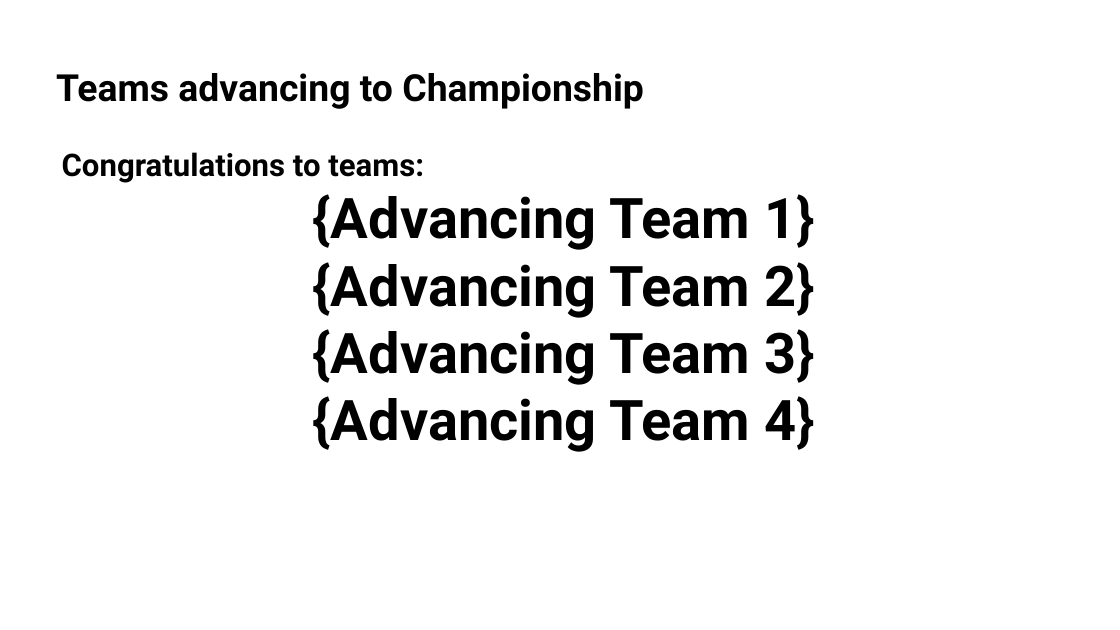
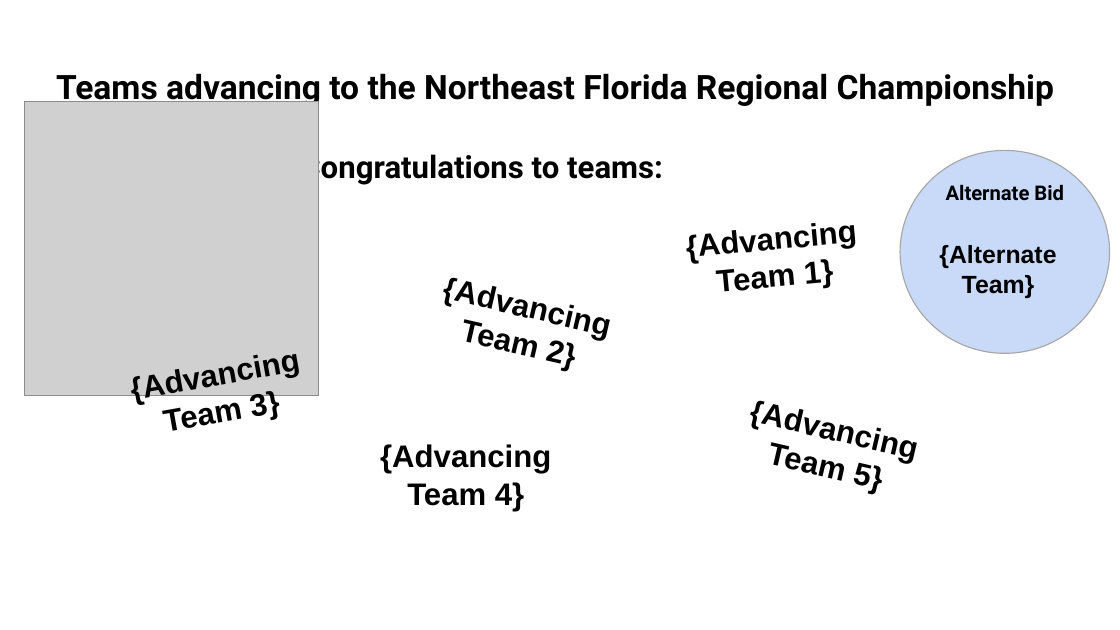
Before and after one commit to bpmerkel/FLLSlides, a slide deck: slide 27 of Api/Templates/Awards Ceremony - Short.pptx (slide 25 before the commit). Drawn at 1120x630 pixels with LibreOffice and Linux fonts; fonts in the diff are those of the drawing; grey boxes stand for pictures; background and template pictures are left out. Boxes give left, top, right and bottom in pixels: in the first picture for what was removed or moved away, otherwise in the second. Text is boxed around its words. In the diff, an @@ line names an element or a change of style, - is before the commit and + after.

```diff
--- a/Api/Templates/Awards Ceremony - Short.pptx
+++ b/Api/Templates/Awards Ceremony - Short.pptx
@@ title at <box>56,73,1054,107</box>: text changed; size 24 to 21.6 pt @@
-Teams advancing to Championship
+Teams advancing to the Northeast Florida Regional Championship
@@ picture added at <box>25,102,318,395</box> @@
@@ text removed at <box>62,152,815,452</box> @@
-Congratulations to teams:
-{Advancing Team 1}
-{Advancing Team 2}
-{Advancing Team 3}
-{Advancing Team 4}
@@ text added at <box>300,150,663,186</box>, 20 pt, text #000000, bold @@
+Congratulations to teams:
@@ ellipse added at <box>900,150,1110,353</box>, fill #C9DAF8, outline #A7A7A7 0.75 pt @@
@@ text added at <box>946,184,1064,201</box>, 13 pt, text #000000, bold @@
+Alternate Bid
@@ text added at <box>717,259,834,292</box>, 20 pt, text #000000, bold @@
+{Advancing Team 1}
@@ text added at <box>939,245,1056,298</box>, 16 pt, text #000000, bold @@
+{Alternate Team}
@@ text added at <box>459,316,574,370</box>, 20 pt, text #000000, bold @@
+{Advancing Team 2}
@@ text added at <box>166,392,269,431</box>, 20 pt, text #000000, bold @@
+{Advancing Team 3}
@@ text added at <box>380,444,551,511</box>, 20 pt, text #000000, bold @@
+{Advancing Team 4}
@@ text added at <box>766,439,881,493</box>, 20 pt, text #000000, bold @@
+{Advancing Team 5}
```
Also in this commit, not shown: 3 other slides changed, 3 slides added, 1 slide removed, 1 other file.
